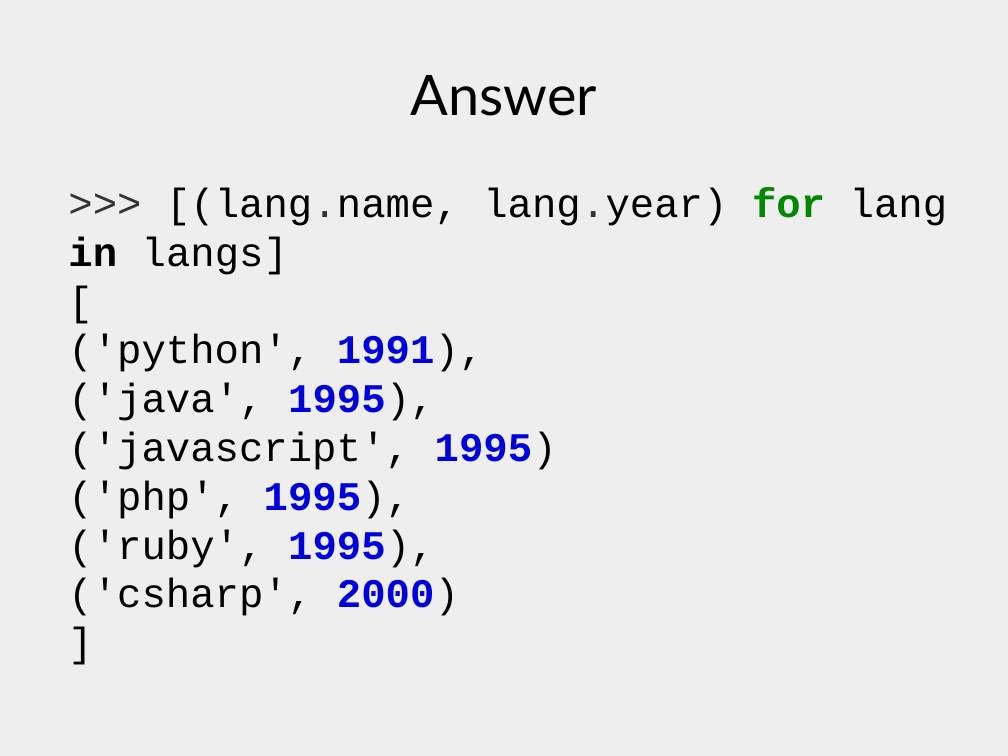
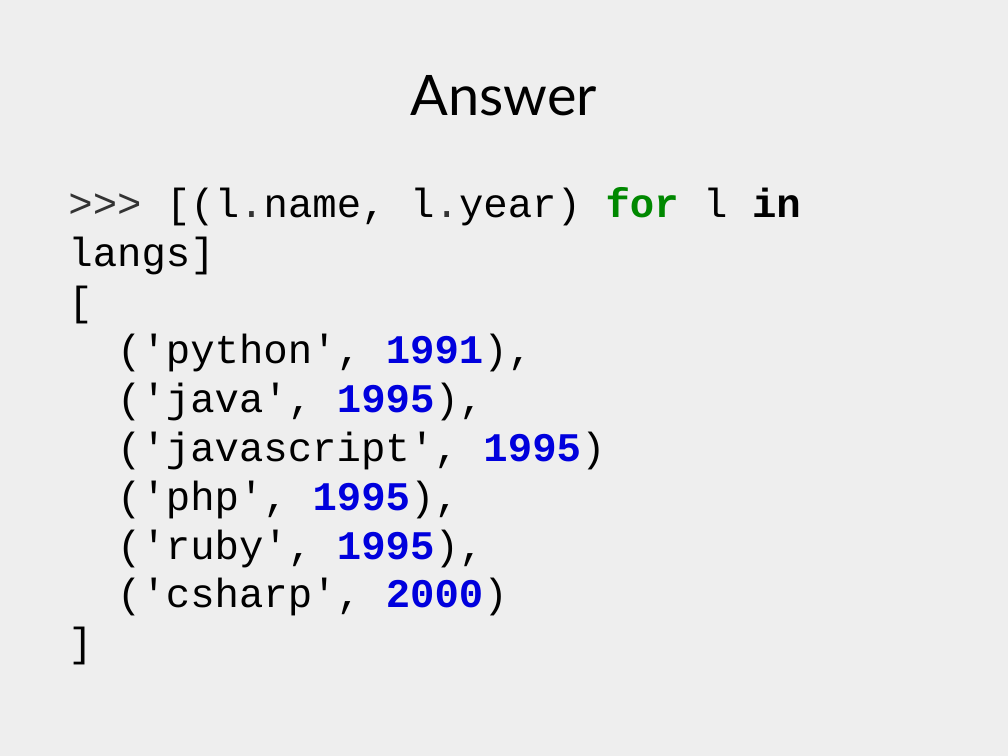
Before and after one commit to xrmx/tcs-lademuta, a slide deck: slide 7 of django.odp. Drawn at 1008x756 pixels with LibreOffice and Linux fonts; fonts in the diff are those of the drawing. Boxes give left, top, right and bottom in pixels: in the first picture for what was removed or moved away, otherwise in the second. Text is boxed around its words. In the diff, an @@ line names an element or a change of style, - is before the commit and + after.

```diff
--- a/django.odp
+++ b/django.odp
@@ text at <box>68,188,801,616</box>: text changed @@
->>> [(lang.name, lang.year) for lang in langs]
-[
-('python', 1991),
-('java', 1995),
-('javascript', 1995)
-('php', 1995),
-('ruby', 1995),
-('csharp', 2000)
-]
+>>> [(l.name, l.year) for l in langs]
+[
+('python', 1991),
+('java', 1995),
+('javascript', 1995)
+('php', 1995),
+('ruby', 1995),
+('csharp', 2000)
+]
```
Also in this commit, not shown: 5 other slides changed, 1 slide added, 2 other files.
